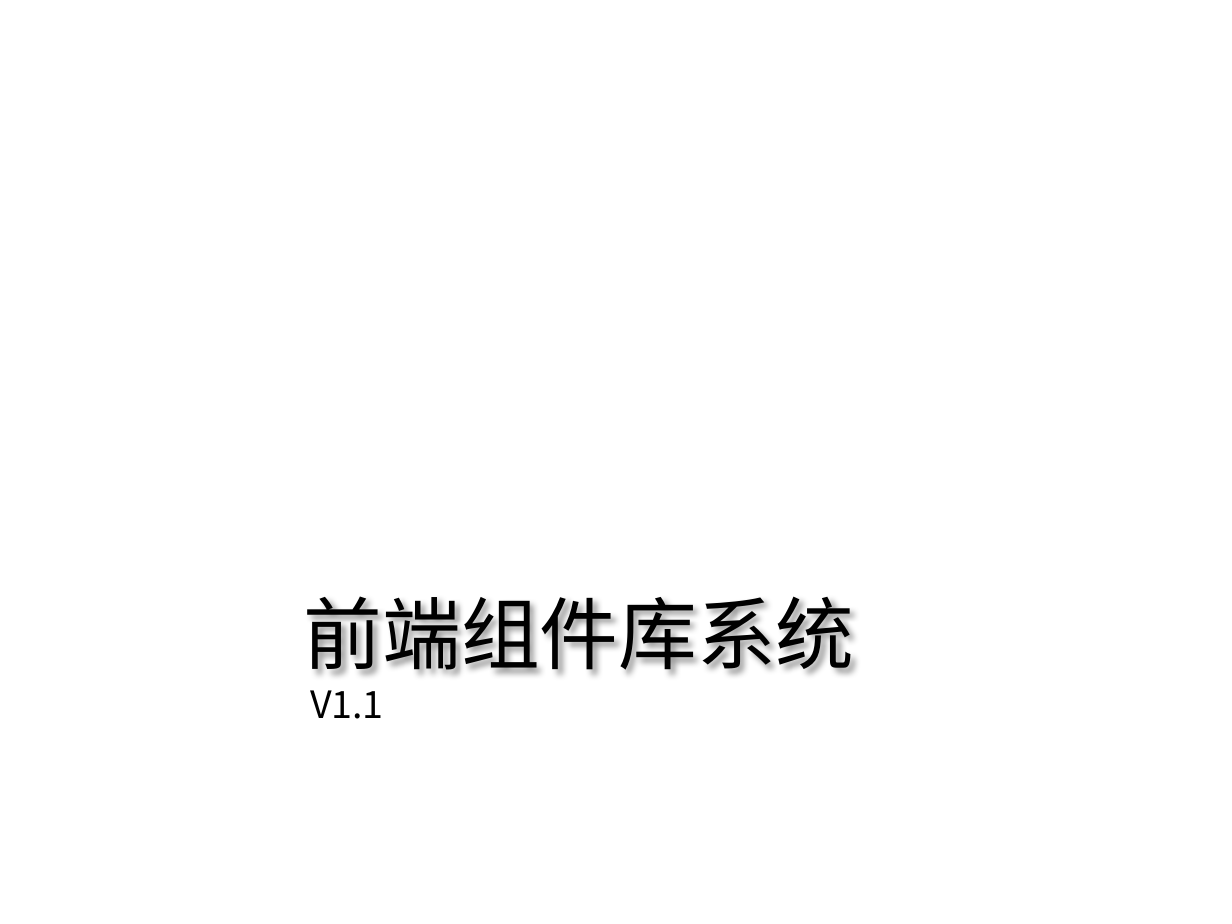
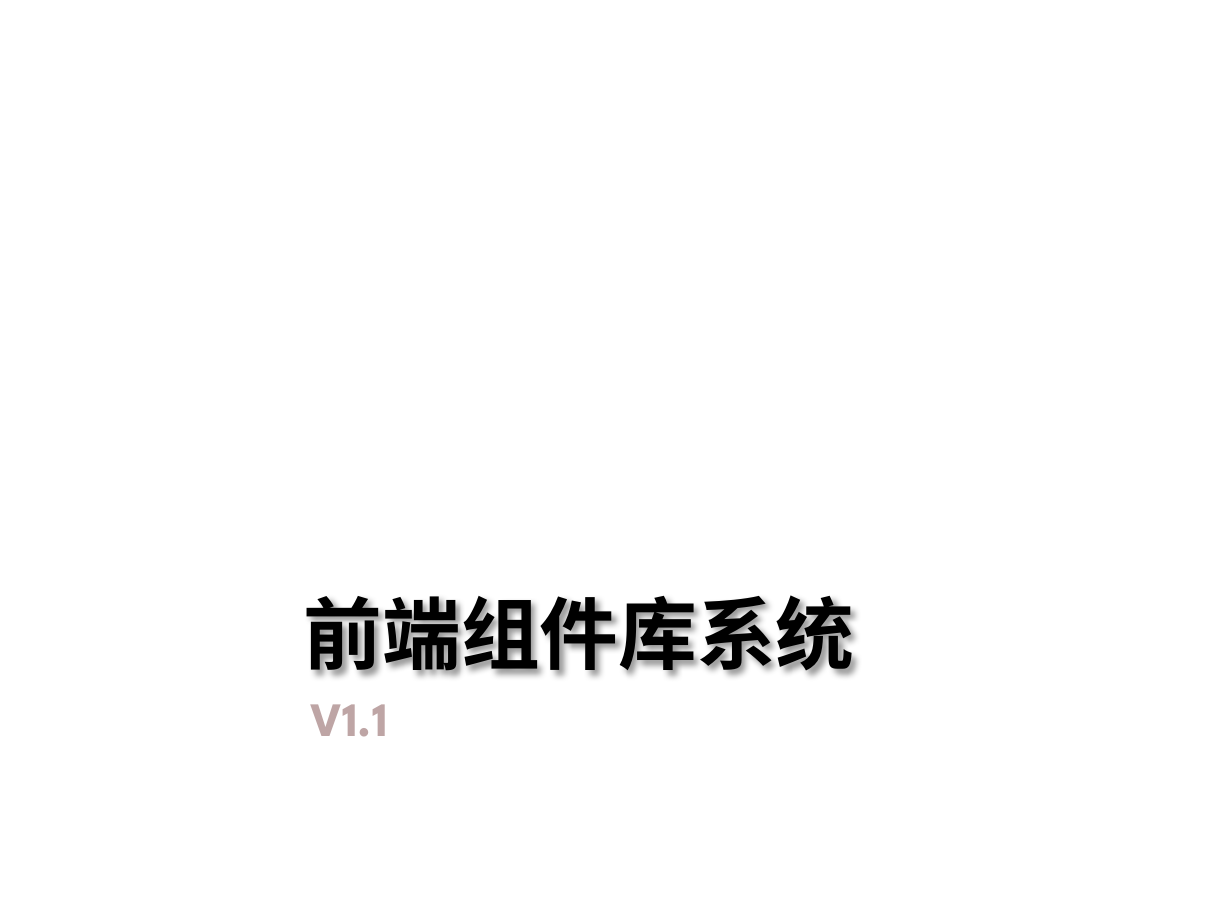
Before and after one commit to Kevin-coder80/Learn-Angularjs, a slide deck: slide 1 of doc/前端组件库.pptx. Drawn at 1232x924 pixels with LibreOffice and Linux fonts; fonts in the diff are those of the drawing; background and template pictures are left out. Boxes give left, top, right and bottom in pixels: in the first picture for what was removed or moved away, otherwise in the second. Text is boxed around its words. In the diff, an @@ line names an element or a change of style, - is before the commit and + after.

```diff
--- a/doc/前端组件库.pptx
+++ b/doc/前端组件库.pptx
@@ title "前端组件库系统" at (x1=304, y1=583, x2=855, y2=683): bold on @@
@@ subtitle "V1.1" moved from (x1=310, y1=690, x2=384, y2=719) to (x1=310, y1=704, x2=388, y2=737) @@
@@ subtitle "V1.1" at (x1=310, y1=704, x2=388, y2=737): size 22 to 28 pt, font Noto Sans CJK SC to League Spartan, text colour #000000 to gradient #FF6565 to #630706, letter outline none to #FCFCFC 1.4 pt, bold on @@
```
Also in this commit, not shown: 1 other slide changed, 2 slides added, 1 other file.
